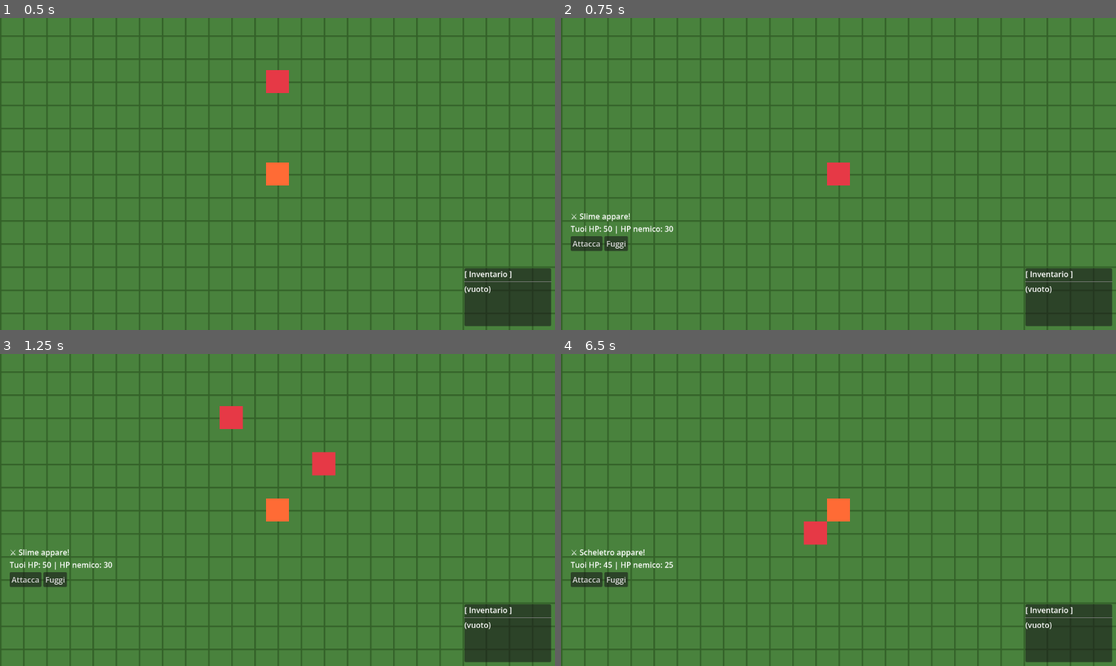
Above: before the commit, frames 1-4 (two rows, left to right).
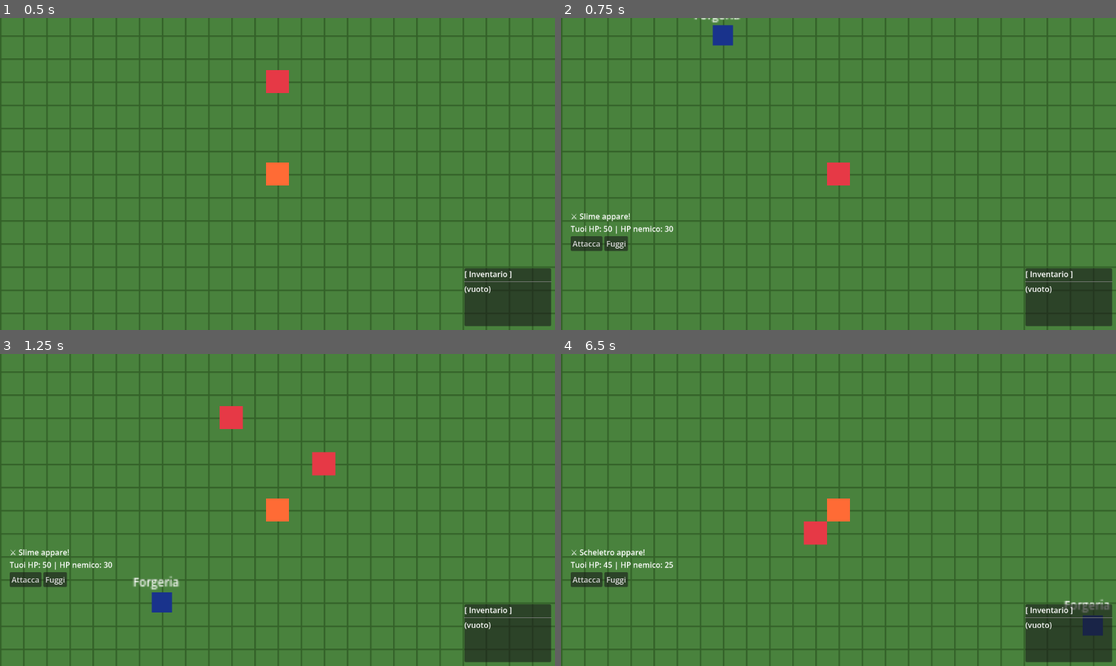
Above: after the commit, the same moments.

Repository: k0m1d3v/EmberPact
Game: Godot game, scene res://scenes/world/world.tscn
Two runs of this game, one before a commit and one after it. Both use one fixed random seed, a clock stepped at 60 frames per second and the inputs below.
Inputs:
- Up to frame 1 (0.5 s): no input
- Up to frame 2 (0.75 s): tap Enter at 0.5 s; hold Up (ui_up) from 0.53 s (still down); tap E (interact, bound only after the commit) at 0.6 s
- Up to frame 3 (1.25 s): keep holding Up (ui_up)
- Up to frame 4 (6.5 s): tap E (interact, bound only after the commit) at 1.35, 2.1, 4.35, 5.1, 5.85 s; release Up (ui_up) at 2.03 s; hold Left (ui_left) 2.03-2.75 s; click "Attacca" at 2.75 s; click "Fuggi" at 3.5 s; tap Space at 4.25 s; hold Left (ui_left) 4.28-5.03 s; hold Down (ui_down) 5.03-5.78 s; tap Escape (ui_cancel) at 5.65 s; hold Right (ui_right) from 5.78 s (still down)

Frame 1 is identical in both runs. In frame 2, 0.3% of the frame differs, in the area x 23-33%, y 0-9%; in frame 3, 0.4%, in the area x 23-33%, y 71-83%; in frame 4, 0.4%.

Commit message:
Aggiunge sistema Forgeria con ricette, drop integration e armi equipaggiabili
- forge.gd: nodo blu scuro sulla mappa con label "Forgeria", si apre
  premendo E entro 24px; disabilitata durante le battaglie
- forge_ui.gd: pannello centrale con ricette filtrate per materiali
  disponibili, bottone "Forgia" per ogni ricetta, chiusura con ESC
- Ricette: Spada di ferro (Frammento x3, ATK 20), Armatura di pelle
  (Pelle grezza x2), Frecce (Osso x2, ATK 15)
- player.gd: aggiunto equipped_weapon e get_attack() che restituisce
  il danno dell'arma equipaggiata (auto-equip sulla forgiatura)
- battle_manager.gd: usa player.get_attack() invece del valore fisso 12
- inventory_ui.gd: gestisce sia stringhe che dizionari (armi/armature)
- world.gd: registra azione "interact" (tasto E), spawna forge e forge_ui

https://claude.ai/code/session_01MatrgjeeZ6dRxrgJphkcV9

Diff:
--- a/scripts/battle_manager.gd
+++ b/scripts/battle_manager.gd
@@ -44,7 +44,8 @@
 		var ehp = 0
 
 		if enemy_ref.has_method("take_damage"):
-			dmg = enemy_ref.take_damage(player_attack)
+			var actual_attack = player_ref.get_attack() if player_ref != null and player_ref.has_method("get_attack") else player_attack
+			dmg = enemy_ref.take_damage(actual_attack)
 			ehp = enemy_ref.hp
 		else:
 			dmg = player_attack
--- /dev/null
+++ b/scripts/forge.gd
@@ -0,0 +1,31 @@
+extends Node2D
+
+var can_interact: bool = true
+var player_ref: Node
+var forge_ui_ref: Node
+
+func _ready():
+	var rect = ColorRect.new()
+	rect.color = Color(0.1, 0.2, 0.55)
+	rect.size = Vector2(14, 14)
+	rect.position = Vector2(-7, -7)
+	add_child(rect)
+
+	var label = Label.new()
+	label.text = "Forgeria"
+	label.add_theme_font_size_override("font_size", 8)
+	label.position = Vector2(-20, -20)
+	add_child(label)
+
+func setup(player: Node, forge_ui: Node):
+	player_ref = player
+	forge_ui_ref = forge_ui
+
+func _process(_delta):
+	if not can_interact or player_ref == null or forge_ui_ref == null:
+		return
+	if forge_ui_ref.visible:
+		return
+	if Input.is_action_just_pressed("interact"):
+		if global_position.distance_to(player_ref.global_position) < 24:
+			forge_ui_ref.show_forge(player_ref)
--- /dev/null
+++ b/scripts/forge_ui.gd
@@ -0,0 +1,140 @@
+extends CanvasLayer
+
+const RECIPES = [
+	{
+		"name": "Spada di ferro",
+		"type": "weapon",
+		"damage": 20,
+		"materials": {"Frammento di ferro": 3},
+	},
+	{
+		"name": "Armatura di pelle",
+		"type": "armor",
+		"damage": 0,
+		"materials": {"Pelle grezza": 2},
+	},
+	{
+		"name": "Frecce",
+		"type": "weapon",
+		"damage": 15,
+		"materials": {"Osso": 2},
+	},
+]
+
+var player_ref: Node
+var recipe_container: VBoxContainer
+
+func _ready():
+	var panel = Panel.new()
+	panel.anchor_left = 0.5
+	panel.anchor_top = 0.5
+	panel.anchor_right = 0.5
+	panel.anchor_bottom = 0.5
+	panel.offset_left = -160
+	panel.offset_top = -120
+	panel.offset_right = 160
+	panel.offset_bottom = 120
+	add_child(panel)
+
+	var vbox = VBoxContainer.new()
+	vbox.set_anchors_and_offsets_preset(Control.PRESET_FULL_RECT)
+	panel.add_child(vbox)
+
+	var title = Label.new()
+	title.text = "Forgeria"
+	title.horizontal_alignment = HORIZONTAL_ALIGNMENT_CENTER
+	vbox.add_child(title)
+
+	vbox.add_child(HSeparator.new())
+
+	recipe_container = VBoxContainer.new()
+	recipe_container.size_flags_vertical = Control.SIZE_EXPAND_FILL
+	vbox.add_child(recipe_container)
+
+	vbox.add_child(HSeparator.new())
+
+	var close_btn = Button.new()
+	close_btn.text = "Chiudi [ESC]"
+	close_btn.pressed.connect(hide)
+	vbox.add_child(close_btn)
+
+	hide()
+
+func show_forge(player: Node):
+	player_ref = player
+	_refresh_recipes()
+	show()
+
+func _refresh_recipes():
+	for child in recipe_container.get_children():
+		child.queue_free()
+
+	if player_ref == null:
+		return
+
+	var any_available = false
+	for recipe in RECIPES:
+		if _can_craft(recipe["materials"]):
+			any_available = true
+			_add_recipe_row(recipe)
+
+	if not any_available:
+		var label = Label.new()
+		label.text = "Nessuna ricetta disponibile.\nRaccogli più materiali!"
+		label.horizontal_alignment = HORIZONTAL_ALIGNMENT_CENTER
+		recipe_container.add_child(label)
+
+func _add_recipe_row(recipe: Dictionary):
+	var hbox = HBoxContainer.new()
+	recipe_container.add_child(hbox)
+
+	var info = Label.new()
+	var mats: PackedStringArray = []
+	for mat in recipe["materials"]:
+		mats.append("%s x%d" % [mat, recipe["materials"][mat]])
+	var stat = " [ATK %d]" % recipe["damage"] if recipe["damage"] > 0 else ""
+	info.text = "%s%s\n%s" % [recipe["name"], stat, ", ".join(mats)]
+	info.size_flags_horizontal = Control.SIZE_EXPAND_FILL
+	hbox.add_child(info)
+
+	var btn = Button.new()
+	btn.text = "Forgia"
+	btn.pressed.connect(_on_forge.bind(recipe))
+	hbox.add_child(btn)
+
+func _can_craft(materials: Dictionary) -> bool:
+	for mat_name in materials:
+		var count = 0
+		for item in player_ref.inventory:
+			if item == mat_name:
+				count += 1
+		if count < materials[mat_name]:
+			return false
+	return true
+
+func _on_forge(recipe: Dictionary):
+	if player_ref == null:
+		return
+	for mat_name in recipe["materials"]:
+		for _i in range(recipe["materials"][mat_name]):
+			var idx = player_ref.inventory.find(mat_name)
+			if idx >= 0:
+				player_ref.inventory.remove_at(idx)
+	var item = {
+		"name": recipe["name"],
+		"type": recipe["type"],
+		"damage": recipe["damage"],
+		"essence_slots": [],
+	}
+	player_ref.inventory.append(item)
+	if item["type"] == "weapon":
+		if player_ref.equipped_weapon.is_empty() or item["damage"] > player_ref.equipped_weapon.get("damage", 0):
+			player_ref.equipped_weapon = item
+			print("Arma equipaggiata: %s (ATK: %d)" % [item["name"], item["damage"]])
+	player_ref.inventory_changed.emit(player_ref.inventory)
+	print("Forgiato: %s" % item["name"])
+	_refresh_recipes()
+
+func _process(_delta):
+	if visible and Input.is_action_just_pressed("ui_cancel"):
+		hide()
--- a/scripts/inventory_ui.gd
+++ b/scripts/inventory_ui.gd
@@ -35,9 +35,15 @@
 		items_label.text = "(vuoto)"
 		return
 	var counts: Dictionary = {}
+	var equip_lines: PackedStringArray = []
 	for item in inventory:
-		counts[item] = counts.get(item, 0) + 1
+		if item is String:
+			counts[item] = counts.get(item, 0) + 1
+		elif item is Dictionary:
+			var stat = " [ATK %d]" % item["damage"] if item.get("damage", 0) > 0 else ""
+			equip_lines.append("%s%s" % [item.get("name", "?"), stat])
 	var lines: PackedStringArray = []
 	for item_name in counts:
 		lines.append("%s x%d" % [item_name, counts[item_name]])
+	lines.append_array(equip_lines)
 	items_label.text = "\n".join(lines)
--- a/scripts/player.gd
+++ b/scripts/player.gd
@@ -8,6 +8,7 @@
 var is_moving := false
 var target_position := Vector2.ZERO
 var inventory: Array = []
+var equipped_weapon: Dictionary = {}
 
 func _ready():
 	global_position = global_position.snapped(Vector2(TILE_SIZE, TILE_SIZE))
@@ -34,6 +35,11 @@
 		target_position = global_position + direction
 		is_moving = true
 
+func get_attack() -> int:
+	if not equipped_weapon.is_empty():
+		return equipped_weapon.get("damage", 12)
+	return 12
+
 func add_item(item_name: String):
 	inventory.append(item_name)
 	print("Raccolto: %s" % item_name)
--- a/scripts/world.gd
+++ b/scripts/world.gd
@@ -6,6 +6,8 @@
 const EnemyScene = preload("res://scenes/enemies/enemy.tscn")
 const BattleUIScene = preload("res://scenes/ui/battle_ui.tscn")
 const ItemPickupScript = preload("res://scripts/item_pickup.gd")
+const ForgeScript = preload("res://scripts/forge.gd")
+const ForgeUIScript = preload("res://scripts/forge_ui.gd")
 
 const ENEMY_CONFIGS = [
 	{"enemy_name": "Slime",     "hp": 30, "attack": 8,  "defense": 2, "drop": "Frammento di ferro"},
@@ -26,11 +28,14 @@
 var battle_manager: Node
 var battle_ui_instance: Node
 var inventory_ui_instance: Node
+var forge_node: Node = null
+var forge_ui_node: Node = null
 var in_battle := false
 var enemies: Array = []
 var current_battle_enemy: Node = null
 
 func _ready():
+	_register_actions()
 	generate_world()
 	spawn_all_enemies(INITIAL_POSITIONS)
 
@@ -46,6 +51,23 @@
 	inventory_ui_instance.set_script(load("res://scripts/inventory_ui.gd"))
 	add_child(inventory_ui_instance)
 	player.inventory_changed.connect(inventory_ui_instance.update_display)
+
+	forge_ui_node = CanvasLayer.new()
+	forge_ui_node.set_script(ForgeUIScript)
+	add_child(forge_ui_node)
+
+	forge_node = Node2D.new()
+	forge_node.set_script(ForgeScript)
+	forge_node.global_position = Vector2(48, -32)
+	add_child(forge_node)
+	forge_node.setup(player, forge_ui_node)
+
+func _register_actions():
+	if not InputMap.has_action("interact"):
+		InputMap.add_action("interact")
+		var ev = InputEventKey.new()
+		ev.keycode = KEY_E
+		InputMap.action_add_event("interact", ev)
 
 func generate_world():
 	var tileset = TileSet.new()
@@ -115,6 +137,8 @@
 func start_battle(enemy: Node):
 	in_battle = true
 	current_battle_enemy = enemy
+	if forge_node != null:
+		forge_node.can_interact = false
 	battle_manager.start_battle(player, enemy, battle_ui_instance)
 
 func _on_battle_ended(won: bool):
@@ -131,6 +155,8 @@
 	else:
 		print("Sconfitta o fuga")
 		current_battle_enemy = null
+	if forge_node != null:
+		forge_node.can_interact = true
 
 func respawn_enemies():
 	print("Nemici rigenerati!")
